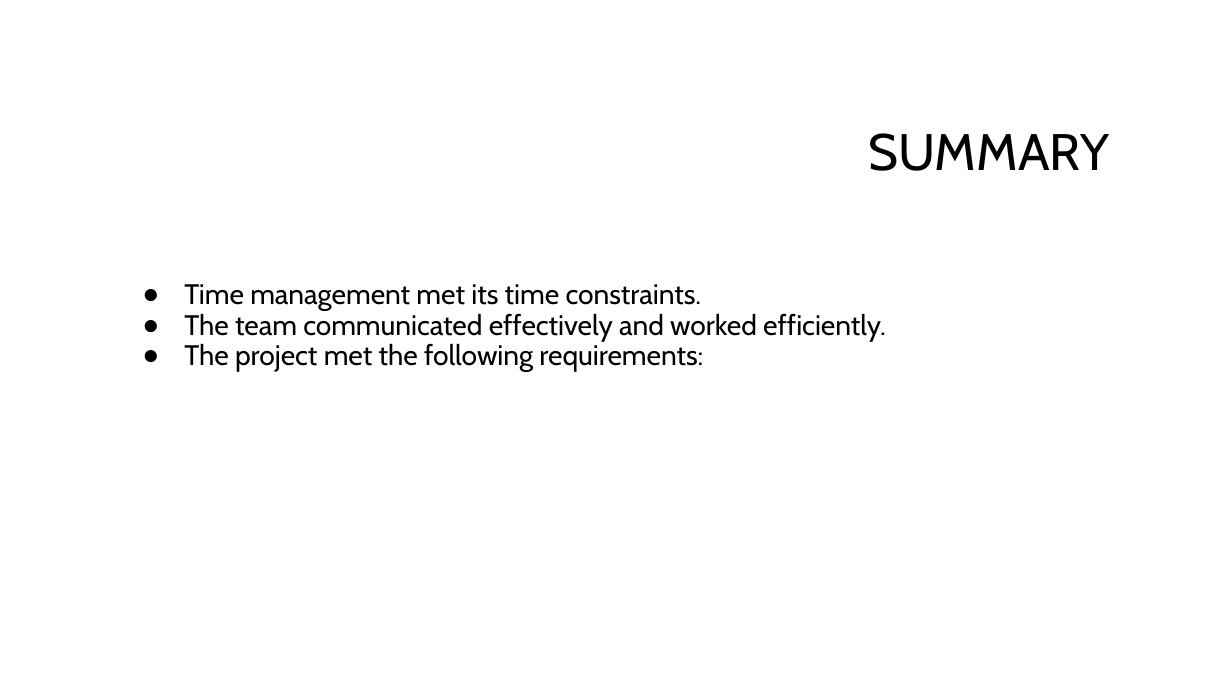
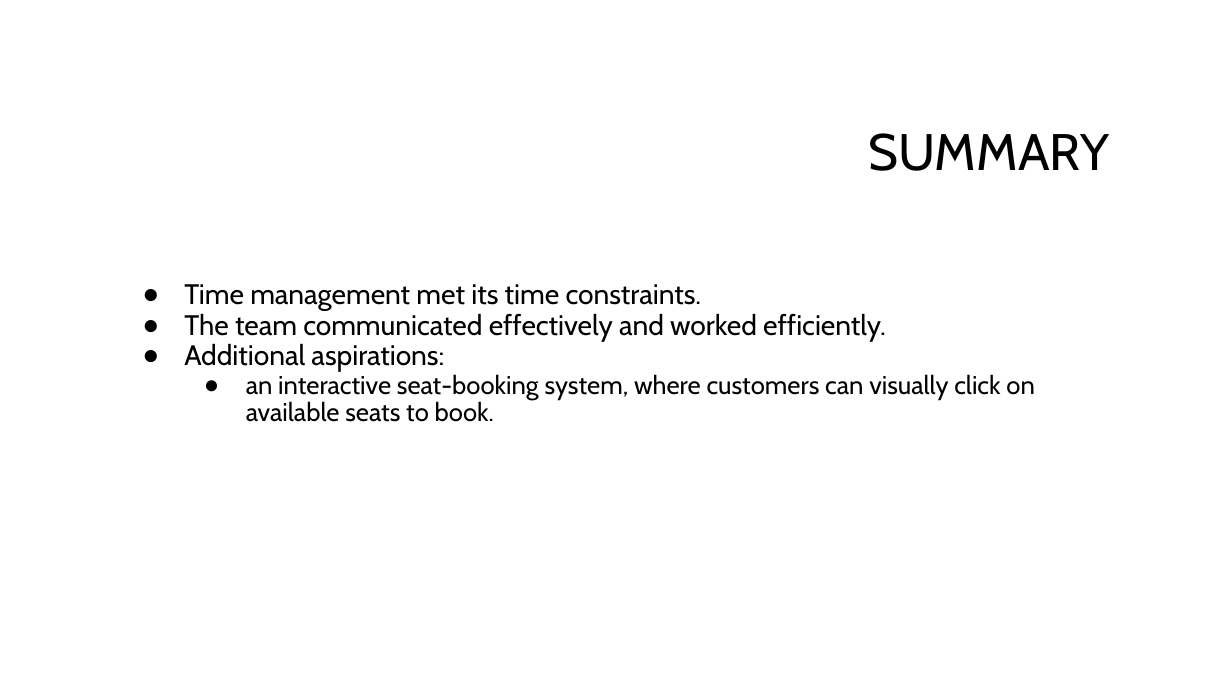
Before and after one commit to ssb91/Week_10-11_project, a slide deck: slide 9 of group project/Group Project QA Cinema System.pptx. Drawn at 1232x693 pixels with LibreOffice and Linux fonts; fonts in the diff are those of the drawing; background and template pictures are left out. Boxes give left, top, right and bottom in pixels: in the first picture for what was removed or moved away, otherwise in the second. Text is boxed around its words. In the diff, an @@ line names an element or a change of style, - is before the commit and + after.

```diff
--- a/group project/Group Project QA Cinema System.pptx
+++ b/group project/Group Project QA Cinema System.pptx
@@ text at (184,343,1034,422): text changed; size 16.5 to 15 pt @@
-● The project met the following requirements:
+● Additional aspirations:
+  ● an interactive seat-booking system, where customers can visually click on available seats to book.
```
Also in this commit, not shown: 1 other slide changed.
